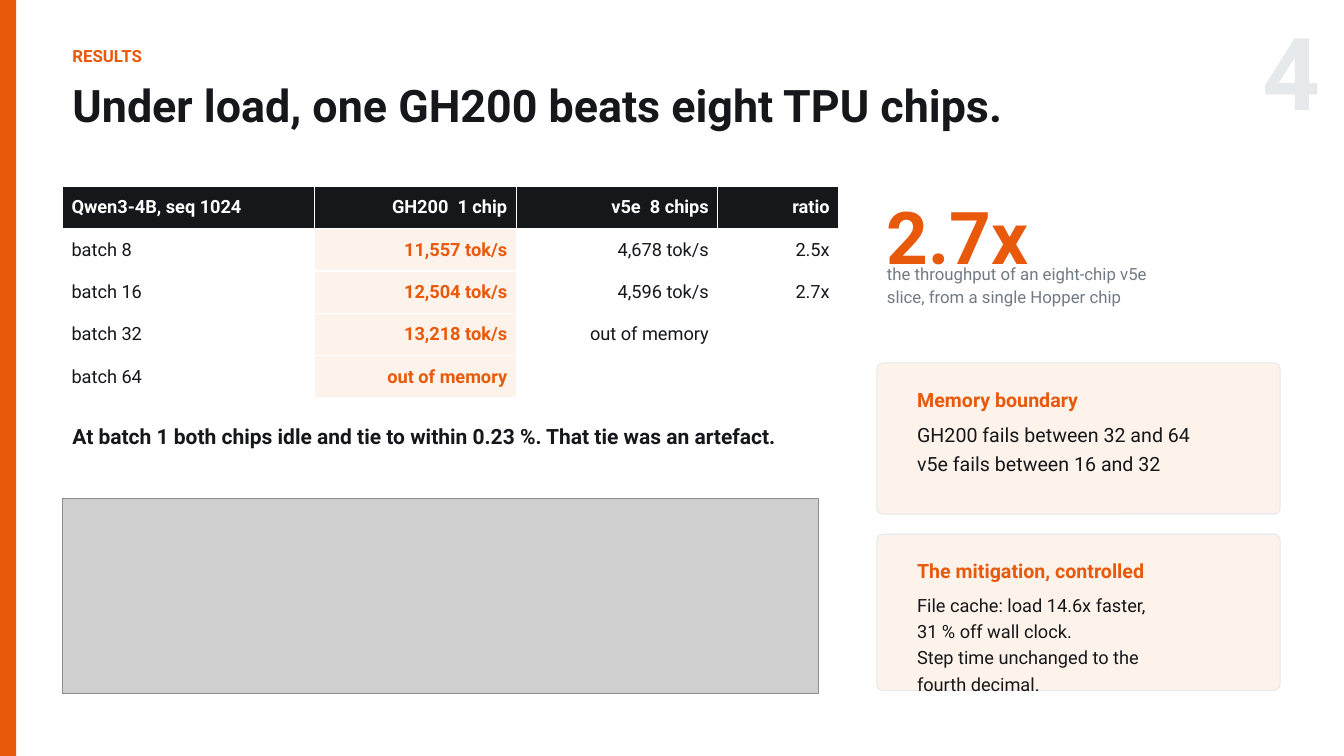
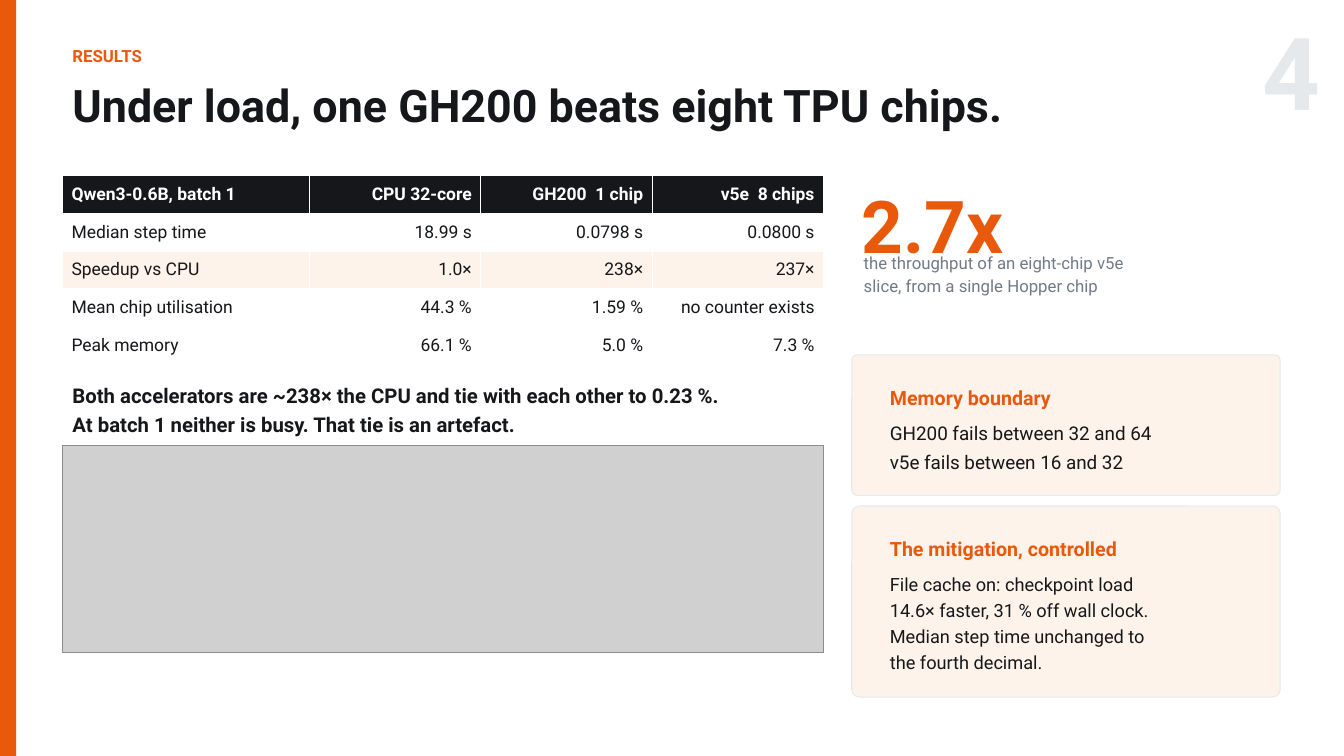
Before and after one commit to RN0L/me344-qwen3-icd10-profiling, a slide deck: slide 4 of slides/ME344_Final_Arnold_Hambuch.pptx. Drawn at 1344x756 pixels with LibreOffice and Linux fonts; fonts in the diff are those of the drawing; grey boxes stand for pictures. Boxes give left, top, right and bottom in pixels: in the first picture for what was removed or moved away, otherwise in the second. Text is boxed around its words. In the diff, an @@ line names an element or a change of style, - is before the commit and + after.

```diff
--- a/slides/ME344_Final_Arnold_Hambuch.pptx
+++ b/slides/ME344_Final_Arnold_Hambuch.pptx
@@ table at <box>63,175,824,365</box> @@
-row 1: Qwen3-4B, seq 1024 | GH200 1 chip | v5e 8 chips | ratio
+row 1: Qwen3-0.6B, batch 1 | CPU 32-core | GH200 1 chip | v5e 8 chips
-row 2: batch 8 | 11,557 tok/s | 4,678 tok/s | 2.5x
+row 2: Median step time | 18.99 s | 0.0798 s | 0.0800 s
-row 3: batch 16 | 12,504 tok/s | 4,596 tok/s | 2.7x
+row 3: Speedup vs CPU | 1.0× | 238× | 237×
-row 4: batch 32 | 13,218 tok/s | out of memory | 
+row 4: Mean chip utilisation | 44.3 % | 1.59 % | no counter exists
-row 5: batch 64 | out of memory |  | 
+row 5: Peak memory | 66.1 % | 5.0 % | 7.3 %
@@ fill #FEF3EA to #FFFFFF in 3 cells @@
@@ fill #FFFFFF to #FEF3EA in 3 cells @@
@@ table: place and size @@
-table at <box>63,187,839,398</box>
+table at <box>63,175,824,365</box>
@@ text "2.7x": place and size @@
-text "2.7x" at <box>887,211,1029,281</box>
+text "2.7x" at <box>862,200,1004,270</box>
@@ text "the throughput of an eight-chip ...": place and size @@
-text "the throughput of an eight-chip ..." at <box>887,267,1146,307</box>
+text "the throughput of an eight-chip ..." at <box>864,256,1123,296</box>
@@ rounded rectangle: place and size @@
-rounded rectangle at <box>877,363,1280,514</box>
+rounded rectangle at <box>852,355,1280,495</box>
@@ text at <box>72,387,693,437</box>: text changed; size 15 to 14.5 pt @@
-At batch 1 both chips idle and tie to within 0.23 %. That tie was an artefact.
+Both accelerators are ~238× the CPU and tie with each other to 0.23 %.
+At batch 1 neither is busy. That tie is an artefact.
@@ text "Memory boundary": place and size @@
-text "Memory boundary" at <box>917,392,1078,411</box>
+text "Memory boundary" at <box>890,390,1051,409</box>
@@ text "GH200 fails between 32 and ...": place and size @@
-text "GH200 fails between 32 and ..." at <box>917,427,1190,472</box>
+text "GH200 fails between 32 and ..." at <box>890,425,1151,469</box>
@@ text "GH200 fails between 32 and ..." at <box>890,425,1151,469</box>: size 14 to 13.5 pt @@
@@ picture: place and size @@
-picture at <box>63,499,819,695</box>
+picture at <box>63,446,824,652</box>
@@ rounded rectangle: place and size @@
-rounded rectangle at <box>877,534,1280,691</box>
+rounded rectangle at <box>852,506,1280,697</box>
@@ text "The mitigation, controlled": place and size @@
-text "The mitigation, controlled" at <box>917,563,1144,582</box>
+text "The mitigation, controlled" at <box>890,541,1117,560</box>
@@ text at <box>890,577,1149,669</box>: text changed @@
-File cache: load 14.6x faster,
-31 % off wall clock.
-Step time unchanged to the
-fourth decimal.
+File cache on: checkpoint load
+14.6× faster, 31 % off wall clock.
+Median step time unchanged to
+the fourth decimal.
```
Also in this commit, not shown: 4 other slides changed, 11 other files.
